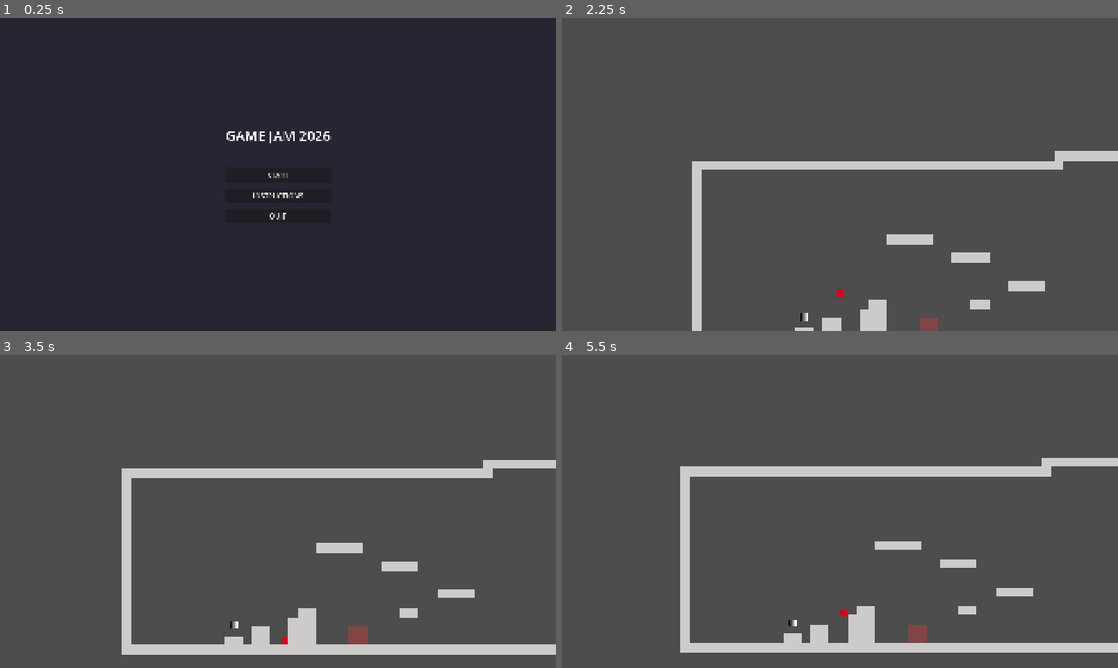
Above: before the commit, frames 1-4 (two rows, left to right).
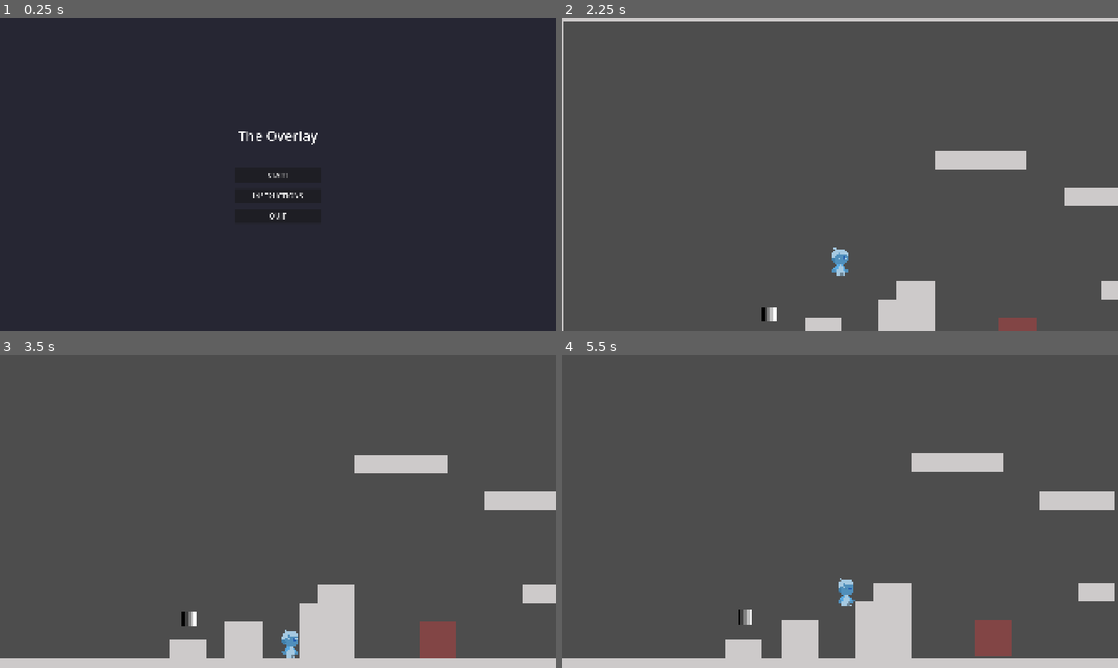
Above: after the commit, the same moments.

Repository: Ximandiv/gamejam-2026
Game: Godot game, scene res://Scenes/UI/main_menu.tscn
Same seed, same stepped clock (60 frames per second), same inputs: the game is played once before the commit and once after it.
Inputs:
- Up to frame 1 (0.25 s): no input
- Up to frame 2 (2.25 s): click "INSTRUCTIONS" at 0.5 s; click "BACK" at 1.25 s; click "START" at 2 s
- Up to frame 3 (3.5 s): hold Right (right) from 2.78 s (still down); tap 1 (silence) at 2.85 s; tap Space (jump) at 3.02 s
- Up to frame 4 (5.5 s): tap 1 (silence) at 3.6, 4.35, 5.1 s; tap Space (jump) at 3.77, 5.27 s; release Right (right) at 4.28 s; hold Left (left) 4.28-5.03 s; hold Right (right) from 5.03 s (still down)

The runs differ from the first frame. In frame 1, 0.4% of the frame differs, in the area x 40-60%, y 36-58%; in frame 2, 8.5%; in frame 3, 14%; in frame 4, 14%, in the area x 0-100%, y 31-100%.

Commit message:
Actualizar UI, player y assets

Diff:
--- a/Scenes/UI/main_menu.tscn
+++ b/Scenes/UI/main_menu.tscn
@@ -1,8 +1,8 @@
-[gd_scene format=3 uid="uid://c3vxm8yqw7ixo"]
+[gd_scene format=3 uid="uid://dx38utohsh8tx"]
 
-[ext_resource type="Script" path="res://Scripts/UI/main_menu.gd" id="1_menu"]
+[ext_resource type="Script" uid="uid://6asxix8wg3y4" path="res://Scripts/UI/main_menu.gd" id="1_menu"]
 
-[node name="MainMenu" type="Control"]
+[node name="MainMenu" type="Control" unique_id=990683940]
 layout_mode = 3
 anchors_preset = 15
 anchor_right = 1.0
@@ -11,7 +11,7 @@
 grow_vertical = 2
 script = ExtResource("1_menu")
 
-[node name="ColorRect" type="ColorRect" parent="."]
+[node name="ColorRect" type="ColorRect" parent="." unique_id=1779312741]
 layout_mode = 1
 anchors_preset = 15
 anchor_right = 1.0
@@ -20,7 +20,7 @@
 grow_vertical = 2
 color = Color(0.15, 0.15, 0.2, 1)
 
-[node name="VBoxContainer" type="VBoxContainer" parent="."]
+[node name="VBoxContainer" type="VBoxContainer" parent="." unique_id=117939379]
 layout_mode = 1
 anchors_preset = 8
 anchor_left = 0.5
@@ -35,29 +35,29 @@
 grow_vertical = 2
 theme_override_constants/separation = 20
 
-[node name="TitleLabel" type="Label" parent="VBoxContainer"]
+[node name="TitleLabel" type="Label" parent="VBoxContainer" unique_id=1253368164]
 layout_mode = 2
 theme_override_font_sizes/font_size = 48
-text = "GAME JAM 2026"
+text = "The Overlay"
 horizontal_alignment = 1
 
-[node name="Spacer" type="Control" parent="VBoxContainer"]
+[node name="Spacer" type="Control" parent="VBoxContainer" unique_id=1341431534]
 custom_minimum_size = Vector2(0, 40)
 layout_mode = 2
 
-[node name="StartButton" type="Button" parent="VBoxContainer"]
+[node name="StartButton" type="Button" parent="VBoxContainer" unique_id=1185047628]
 custom_minimum_size = Vector2(0, 50)
 layout_mode = 2
 theme_override_font_sizes/font_size = 24
 text = "START"
 
-[node name="InstructionsButton" type="Button" parent="VBoxContainer"]
+[node name="InstructionsButton" type="Button" parent="VBoxContainer" unique_id=2064773279]
 custom_minimum_size = Vector2(0, 50)
 layout_mode = 2
 theme_override_font_sizes/font_size = 24
 text = "INSTRUCTIONS"
 
-[node name="QuitButton" type="Button" parent="VBoxContainer"]
+[node name="QuitButton" type="Button" parent="VBoxContainer" unique_id=1571036211]
 custom_minimum_size = Vector2(0, 50)
 layout_mode = 2
 theme_override_font_sizes/font_size = 24
--- a/Scripts/Player/player_movement.gd
+++ b/Scripts/Player/player_movement.gd
@@ -7,6 +7,7 @@
 @export var _playerSpeed: float = 100.0
 @export var _currentPlayerSpeed: float = 100.0
 @export var _playerJumpForce: float = -500.0
+@onready var character: Sprite2D = $"../Character"
 
 var _input_velocity_x := 0.0
 var _push_velocity_x := 0.0
@@ -31,8 +32,10 @@
 	# input
 	if Input.is_action_pressed("right"):
 		_input_velocity_x = _currentPlayerSpeed
+		character.flip_h = false
 	elif Input.is_action_pressed("left"):
 		_input_velocity_x = -_currentPlayerSpeed
+		character.flip_h = true
 	else:
 		_input_velocity_x = 0
 
--- a/scenes/Player/player.tscn
+++ b/scenes/Player/player.tscn
@@ -2,57 +2,45 @@
 
 [ext_resource type="Script" uid="uid://siqecrqe6t24" path="res://Scripts/Player/player_movement.gd" id="1_eu8fj"]
 [ext_resource type="Script" uid="uid://raal7kjpblky" path="res://Scripts/Player/player_handler.gd" id="1_mtuoh"]
+[ext_resource type="Texture2D" uid="uid://bywyrxr1ipcti" path="res://Art/Sprites/Azulin_3-4_derecha.png" id="2_hvfru"]
 [ext_resource type="Script" uid="uid://6bmddrr5483w" path="res://Scripts/Player/player_masks.gd" id="2_xpcdj"]
 [ext_resource type="Resource" uid="uid://civ3ox8hjoccq" path="res://Scripts/Player/Resources/player_status_resource.tres" id="3_mtuoh"]
-[ext_resource type="Script" uid="uid://cs0vpqgkk0ca2" path="res://Scenes/Player/player_keys.gd" id="5_htcer"]
+[ext_resource type="Script" path="res://Scenes/Player/player_keys.gd" id="5_htcer"]
 
 [sub_resource type="RectangleShape2D" id="RectangleShape2D_kwpoq"]
 size = Vector2(32, 32)
 
 [sub_resource type="RectangleShape2D" id="RectangleShape2D_u4u6t"]
-size = Vector2(28, 24)
+size = Vector2(28, 47)
 
 [node name="player" type="CharacterBody2D" unique_id=766591790]
 script = ExtResource("1_mtuoh")
-metadata/_edit_group_ = true
 
-[node name="ColorRect" type="ColorRect" parent="." unique_id=1075492132]
-anchors_preset = 8
-anchor_left = 0.5
-anchor_top = 0.5
-anchor_right = 0.5
-anchor_bottom = 0.5
-offset_left = -11.0
-offset_top = -14.0
-offset_right = 11.0
-offset_bottom = 14.0
-grow_horizontal = 2
-grow_vertical = 2
-color = Color(0.833668, 0, 0.0999755, 1)
+[node name="Character" type="Sprite2D" parent="." unique_id=1291642316]
+position = Vector2(0, -9.999999)
+scale = Vector2(0.1, 0.1)
+texture = ExtResource("2_hvfru")
 
 [node name="CollisionShape2D" type="CollisionShape2D" parent="." unique_id=609608148]
+visible = false
 shape = SubResource("RectangleShape2D_kwpoq")
 
 [node name="Area2D" type="Area2D" parent="." unique_id=489576874]
 
 [node name="CollisionShape2D" type="CollisionShape2D" parent="Area2D" unique_id=491285031]
-position = Vector2(0, 2)
+position = Vector2(0, -8)
 shape = SubResource("RectangleShape2D_u4u6t")
 
 [node name="Camera2D" type="Camera2D" parent="." unique_id=641065318]
-offset = Vector2(0, -400)
+offset = Vector2(0, -150)
+zoom = Vector2(2, 2)
+limit_bottom = 780
+limit_smoothed = true
 position_smoothing_enabled = true
 position_smoothing_speed = 2.0
 editor_draw_limits = true
 
-[node name="MaskHandler" type="Node" parent="." unique_id=888010623 node_paths=PackedStringArray("timerLabel", "maskNameLabel")]
-script = ExtResource("2_xpcdj")
-playerStatus = ExtResource("3_mtuoh")
-maskDuration = 10.0
-timerLabel = NodePath("../Camera2D/MaskTimerLabel")
-maskNameLabel = NodePath("../Camera2D/MaskNameLabel")
-
-[node name="MaskNameLabel" type="Label" parent="Camera2D"]
+[node name="MaskNameLabel" type="Label" parent="Camera2D" unique_id=1506118400]
 visible = false
 offset_left = -150.0
 offset_top = -380.0
@@ -62,7 +50,7 @@
 text = "SILENCE"
 horizontal_alignment = 2
 
-[node name="MaskTimerLabel" type="Label" parent="Camera2D"]
+[node name="MaskTimerLabel" type="Label" parent="Camera2D" unique_id=1680585994]
 visible = false
 offset_left = 10.0
 offset_top = -380.0
@@ -70,7 +58,13 @@
 offset_bottom = -350.0
 theme_override_font_sizes/font_size = 24
 text = "10.0 s"
-horizontal_alignment = 0
+
+[node name="MaskHandler" type="Node" parent="." unique_id=888010623 node_paths=PackedStringArray("timerLabel", "maskNameLabel")]
+script = ExtResource("2_xpcdj")
+playerStatus = ExtResource("3_mtuoh")
+maskDuration = 10.0
+timerLabel = NodePath("../Camera2D/MaskTimerLabel")
+maskNameLabel = NodePath("../Camera2D/MaskNameLabel")
 
 [node name="Movement" type="Node" parent="." unique_id=994212614 node_paths=PackedStringArray("area_2d", "characterBody")]
 script = ExtResource("1_eu8fj")
Binary file added: Art/Sprites/Azulin_3-4_derecha.png
Not shown, added: Art/Sprites/Azulin_3-4_derecha.png.import
Binary file added: Art/Sprites/character.png
Not shown, added: Art/Sprites/character.png.import
Not shown, removed: assets/sounds/.gitkeep
Not shown, removed: assets/sprites/.gitkeep
